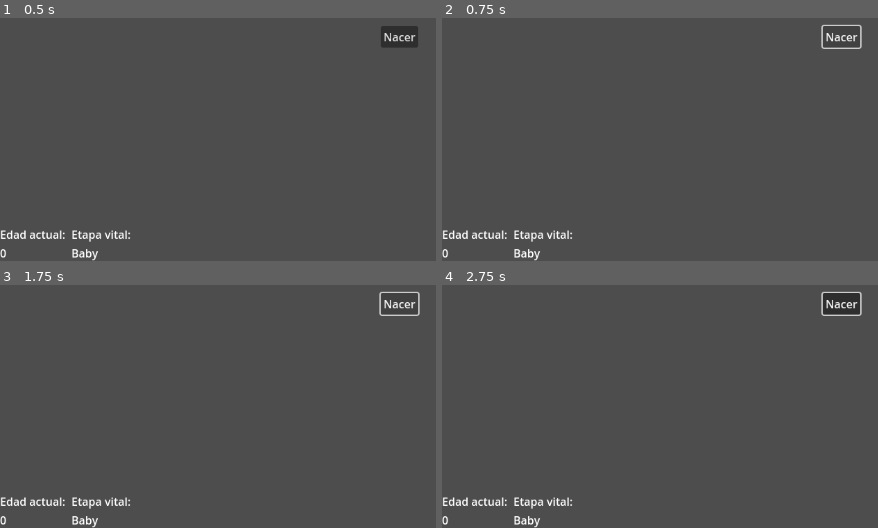
Above: before the commit, frames 1-4 (two rows, left to right).
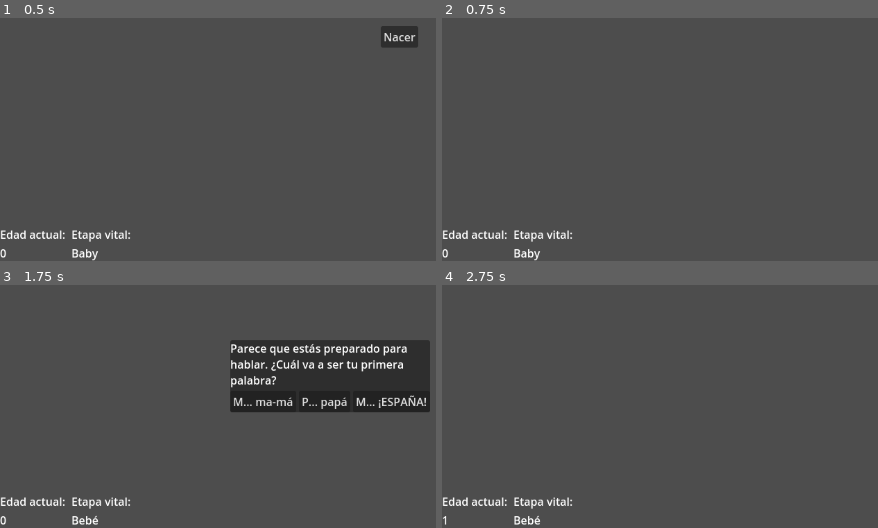
Above: after the commit, the same moments.

Repository: rothiotome/nico-tuvo-una-buena-vida
Game: Godot game, scene res://scenes/world.tscn
Two runs of this game, one before a commit and one after it. Both use one fixed random seed, a clock stepped at 60 frames per second and the inputs below.
Inputs (mouse positions are in pixels of both pictures, inside the frame that each line leads up to):
- Up to frame 1 (0.5 s): no input
- Up to frame 2 (0.75 s): click "Nacer" at 0.5 s
- Up to frame 3 (1.75 s): click (401, 304) at 1.25 s, where only the run before the commit has a clickable "Nacer"
- Up to frame 4 (2.75 s): click (703, 401) at 2 s, where only the run after the commit has a clickable "M... ma-má"

Frame 1 is identical in both runs. In frame 2, 0.3% of the frame differs, in the area x 86-97%, y 2-13%; in frame 3, 13%, in the area x 18-99%, y 2-100%; in frame 4, 1.0%.
Error before the commit: Parse Error: Expected indented block after function declaration. (res://scripts/life.gd:33)

Commit message:
first working version

Diff:
--- a/data/life_events.json
+++ b/data/life_events.json
@@ -6,12 +6,12 @@
             "Niño"
         ],
         "yearly_chance": 20,
-        "required": [],
+        "required": {},
         "duration": -1,
         "options": [
             {
                 "text": "M... ma-má",
-                "required": [],
+                "required": {},
                 "effects": {
                     "TALK": 1,
                     "PREFERENCE_MOM": 1,
@@ -21,7 +21,7 @@
             },
             {
                 "text": "P... papá",
-                "required": [],
+                "required": {},
                 "effects": {
                     "TALK": 1,
                     "PREFERENCE_MOM": -1,
@@ -31,7 +31,7 @@
             },
             {
                 "text": "M... ¡ESPAÑA!",
-                "required": [],
+                "required": {},
                 "effects": {
                     "TALK": 1,
                     "PREFERENCE_MOM": -1,
@@ -50,16 +50,14 @@
             "Joven Adulto"
         ],
         "yearly_chance": 10,
-        "required": [
-            {
-                "TALK": 1
-            }
-        ],
+        "required": {
+            "TALK": 1
+        },
         "duration": 2,
         "options": [
             {
                 "text": "League of Legends",
-                "required": [],
+                "required": {},
                 "effects": {
                     "NERD": 10,
                     "LOVE": -10,
@@ -68,7 +66,7 @@
             },
             {
                 "text": "Carlos",
-                "required": [],
+                "required": {},
                 "effects": {
                     "BOYFRIEND": 1,
                     "LOVE": 1,
@@ -78,7 +76,7 @@
             },
             {
                 "text": "María",
-                "required": [],
+                "required": {},
                 "effects": {
                     "GIRLFRIEND": 1,
                     "LOVE": 1,
@@ -89,47 +87,17 @@
         ]
     },
     {
-        "text": "Ves una luz que te invita a a ir hacia ella",
-        "stages": [
-            "Bebé"
-        ],
-        "yearly_chance": 100,
-        "required": [],
-        "duration": 1,
-        "options": [
-            {
-                "text": "Ir a la luz",
-                "effects": {
-                    "LOG": "Naciste una mañana de diciembre. Tu madre dice que fue un parto fácil. "
-                }
-            },
-            {
-                "text": "Hacerte de rogar",
-                "effects": {
-                    "LOG": "Naciste una noche de enero. Fue un parto complicado, pero al final salió todo bien. "
-                }
-            },
-            {
-                "text": "Girarte para no salir",
-                "effects": {
-                    "DEAD": 1,
-                    "LOG": "Tuviste una vida corta. Tan corta que no supiste ni nacer."
-                }
-            }
-        ]
-    },
-    {
         "text": "¿Qué quieres para tu cumpleaños?",
         "stages": [
             "Adolescente"
         ],
         "yearly_chance": 30,
-        "required": [],
+        "required": {},
         "duration": 2,
         "options": [
             {
                 "text": "Una moto",
-                "required": [],
+                "required": {},
                 "effects": {
                     "MOTO": 1,
                     "LOG": "Te regalaron una moto a los %d años. "
@@ -137,7 +105,7 @@
             },
             {
                 "text": "Una cámara para hacer streams",
-                "required": [],
+                "required": {},
                 "effects": {
                     "STREAMER": 1,
                     "LOG": "Comenzaste a hacer streams a los %d años. "
@@ -145,13 +113,11 @@
             },
             {
                 "text": "Una bandera de ESPAÑA",
-                "required": [
-                    {
-                        "ESPAÑA": 10
-                    }
-                ],
+                "required": {
+                    "PREFERENCE_SPAIN": 10
+                },
                 "effects": {
-                    "ESPAÑA": 10,
+                    "PREFERENCE_SPAIN": 10,
                     "LOG": "Decoraste tu habitación con una bandera de ESPAÑA a los %d años"
                 }
             }
--- a/nodes/message.tscn
+++ b/nodes/message.tscn
@@ -2,5 +2,6 @@
 
 [node name="Message" type="RichTextLabel"]
 size_flags_vertical = 3
-text = "Lorem Ipsum"
+mouse_filter = 2
+bbcode_enabled = true
 fit_content = true
--- a/nodes/option.tscn
+++ b/nodes/option.tscn
@@ -2,4 +2,4 @@
 
 [node name="Option" type="Button"]
 size_flags_horizontal = 4
-text = "Yup!"
+mouse_default_cursor_shape = 2
--- a/nodes/options.tscn
+++ b/nodes/options.tscn
@@ -1,7 +1,4 @@
-[gd_scene load_steps=2 format=3 uid="uid://bptkncvt67dld"]
-
-[ext_resource type="Script" path="res://Scripts/options.gd" id="1_6lkwd"]
+[gd_scene format=3 uid="uid://bptkncvt67dld"]
 
 [node name="options" type="HBoxContainer"]
 alignment = 1
-script = ExtResource("1_6lkwd")
--- a/nodes/panel.tscn
+++ b/nodes/panel.tscn
@@ -1,8 +1,11 @@
-[gd_scene load_steps=4 format=3 uid="uid://cdpxj2mwr38iq"]
+[gd_scene load_steps=7 format=3 uid="uid://cdpxj2mwr38iq"]
 
 [ext_resource type="Theme" uid="uid://d1b4h4itqfdyx" path="res://themes/main.tres" id="1_s2juf"]
 [ext_resource type="Script" path="res://scripts/event-popup.gd" id="2_ma3jy"]
 [ext_resource type="PackedScene" uid="uid://doxyu1xivtj0m" path="res://nodes/progress_bar.tscn" id="3_6v0ta"]
+[ext_resource type="PackedScene" uid="uid://c5fe7nbccne0l" path="res://nodes/message.tscn" id="4_6t0xl"]
+[ext_resource type="PackedScene" uid="uid://c4j84kqwu1m6g" path="res://nodes/option.tscn" id="5_0x0sn"]
+[ext_resource type="PackedScene" uid="uid://bptkncvt67dld" path="res://nodes/options.tscn" id="5_uhisx"]
 
 [node name="Panel" type="PanelContainer"]
 offset_left = 555.0
@@ -11,12 +14,15 @@
 offset_bottom = 448.0
 theme = ExtResource("1_s2juf")
 script = ExtResource("2_ma3jy")
+progress_bar_node = ExtResource("3_6v0ta")
+message_node = ExtResource("4_6t0xl")
+options_node = ExtResource("5_uhisx")
+option_node = ExtResource("5_0x0sn")
 
 [node name="MarginContainer" type="MarginContainer" parent="."]
 layout_mode = 2
+mouse_filter = 2
 
 [node name="Window" type="VBoxContainer" parent="MarginContainer"]
 layout_mode = 2
-
-[node name="ProgressBar" parent="MarginContainer/Window" instance=ExtResource("3_6v0ta")]
-layout_mode = 2
+mouse_filter = 2
--- a/project.godot
+++ b/project.godot
@@ -15,6 +15,10 @@
 config/features=PackedStringArray("4.1", "Forward Plus")
 config/icon="res://icon.svg"
 
+[autoload]
+
+Timmy="*res://scripts/Timmy.gd"
+
 [debug]
 
 gdscript/warnings/unsafe_property_access=1
--- a/scenes/world.tscn
+++ b/scenes/world.tscn
@@ -2,7 +2,7 @@
 
 [ext_resource type="Theme" uid="uid://d1b4h4itqfdyx" path="res://themes/main.tres" id="1_ahxfr"]
 [ext_resource type="Script" path="res://scripts/life.gd" id="2_uwmuu"]
-[ext_resource type="Script" path="res://scripts/Timmy.gd" id="3_hthxh"]
+[ext_resource type="PackedScene" uid="uid://cdpxj2mwr38iq" path="res://nodes/panel.tscn" id="3_lbdxp"]
 
 [node name="world" type="Control"]
 layout_mode = 3
@@ -21,8 +21,7 @@
 grow_horizontal = 2
 grow_vertical = 2
 script = ExtResource("2_uwmuu")
-life_expectancy = null
-year_duration = null
+popup_panel_node = ExtResource("3_lbdxp")
 
 [node name="Born" type="Button" parent="life"]
 layout_mode = 1
@@ -41,10 +40,6 @@
 
 [node name="YearTimer" type="Timer" parent="life"]
 unique_name_in_owner = true
-
-[node name="Timmy" type="Node" parent="life"]
-unique_name_in_owner = true
-script = ExtResource("3_hthxh")
 
 [node name="HBoxContainer" type="HBoxContainer" parent="."]
 layout_mode = 1
@@ -80,4 +75,5 @@
 text = "Baby"
 
 [connection signal="pressed" from="life/Born" to="life" method="start_life"]
+[connection signal="pressed" from="life/Born" to="life/Born" method="queue_free"]
 [connection signal="timeout" from="life/YearTimer" to="life" method="_on_year_timeout"]
--- a/scripts/Timmy.gd
+++ b/scripts/Timmy.gd
@@ -1,6 +1,4 @@
 extends Node
-
-class_name Timmy
 
 var current_stage: String
 
@@ -13,6 +11,10 @@
 var events_file = "res://data/life_events.json"
 
 var life_events: Array
+
+var popup_panel_node = preload("res://nodes/panel.tscn")
+
+signal fire_event(event: Dictionary)
 
 func _ready():
 	life_events = load_events_from_file(events_file)
@@ -34,23 +36,29 @@
 
 func birthday(new_stage: String, _current_age: int):
 	current_stage = new_stage
-	for event in life_events:
+	for event in life_events as Array:
 		if !event["stages"].has(current_stage): continue
-		for required_effect in event["required"]:
-			var effect = effects.get(required_effect)
-			if effect == null: continue
-			if effects[effect] < event["required"][required_effect]: continue
+		if !has_required(event["required"]): continue
 
 		if event["yearly_chance"] < 100:
 			randomize()
 			if randi() % 100 < event["yearly_chance"]: continue
 
-		fire_event(event)
+		fire_event.emit(event)
 		life_events.erase(event)
-		break
+		return
 
-func add_response()
+func has_required(required_effects: Dictionary) -> bool:
+	for req in required_effects:
+		var effect = effects.get(req)
+		if effect == null: return false
+		if effects[req] < required_effects[req]: return false
+	return true
 
-func fire_event(event: Dictionary):
-
-	print(event["text"])
+func on_response(button_pressed: Button):
+	print(button_pressed.text)
+	for effect in button_pressed.get_meta_list():
+		if effects.has(effect) and effects[effect] is int:
+			effects[effect] = effects[effect] + button_pressed.get_meta(effect)
+		else:
+			effects[effect] = button_pressed.get_meta(effect)
--- a/scripts/event-popup.gd
+++ b/scripts/event-popup.gd
@@ -1,5 +1,55 @@
-extends Node
+extends PanelContainer
 
 class_name EventPopup
 
+@export var progress_bar_node: PackedScene
+@export var message_node: PackedScene
+@export var options_node: PackedScene
+@export var option_node: PackedScene
+
+@onready var window = $MarginContainer/Window
+
 var event: Dictionary
+
+var dragging: bool
+var offset
+
+func initialize(new_event: Dictionary):
+	event = new_event
+
+func _ready():
+	var message = message_node.instantiate() as RichTextLabel
+	message.add_text(event["text"])
+	window.add_child(message)
+
+	if !event["options"].is_empty():
+		var options = options_node.instantiate()
+		window.add_child(options)
+		for o in event["options"]:
+			var option = option_node.instantiate() as Button
+			if Timmy.has_required(o["required"]):
+				option.set_text(o["text"])
+				options.add_child(option)
+				for n in o["effects"]:
+					option.set_meta(n, o["effects"][n])
+				option.pressed.connect(Timmy.on_response.bind(option))
+				option.pressed.connect(queue_free)
+
+func _gui_input(event):
+	if event is InputEventMouseButton:
+		if event.button_index == MOUSE_BUTTON_LEFT:
+			if event.pressed:
+				if get_viewport_rect().has_point(event.global_position):
+					grab_focus()
+					offset = event.global_position - position
+					dragging = true
+			else:
+				release_focus()
+				dragging = false
+
+	elif event is InputEventMouseMotion:
+		if dragging:
+			var new_position = event.global_position - offset
+			new_position.x = clamp(new_position.x, 0, get_viewport_rect().size.x - size.x)
+			new_position.y = clamp(new_position.y, 0, get_viewport_rect().size.y - size.y)
+			position = new_position
--- a/scripts/life.gd
+++ b/scripts/life.gd
@@ -4,7 +4,7 @@
 @export var year_duration: float = 1
 var current_age:int = -1
 
-@export var panel_node: EventPopUp
+@export var popup_panel_node: PackedScene
 
 var life_stages_order = ["Bebé", "Niño", "Adolescente", "Joven Adulto", "Adulto", "Anciano"]
 
@@ -20,19 +20,14 @@
 @onready var year_timer: Timer = %YearTimer
 @onready var age_label: Label = %AgeLabel
 @onready var stage_label: Label = %StageLabel
-@onready var timmy: Timmy = %Timmy
-
 
 func start_life():
 	print("¡Has nacido!")
 	year_timer.start(year_duration)
+	Timmy.fire_event.connect(fire_event)
 
 func on_max_life_expectancy_reached():
 	pass
-
-func fire_event(event: Dictionary):
-
-
 
 func _on_year_timeout():
 	new_year()
@@ -46,7 +41,7 @@
 
 	age_label.text = str(current_age)
 	stage_label.text = stage_check["stage"]
-	timmy.birthday(stage_check["stage"], current_age)
+	Timmy.birthday(stage_check["stage"], current_age)
 
 func get_current_stage():
 	var current_stage = "Bebé"
@@ -63,3 +58,16 @@
 			result["just_reached"] = (age == life_stage[stage])
 			result["stage"] = stage
 	return result
+
+func fire_event(event: Dictionary):
+	var panel = popup_panel_node.instantiate() as EventPopup
+	panel.initialize(event)
+	add_child(panel)
+	await get_tree().process_frame
+	var panel_size = panel.get_size()
+	var screen_size = get_viewport().get_visible_rect().size
+	randomize()
+	var random_position = Vector2(
+		floorf(randi_range(0, screen_size.x - panel_size.x)),
+		floorf(randi_range(0, screen_size.y - panel_size.y)))
+	panel.set_position(random_position)
